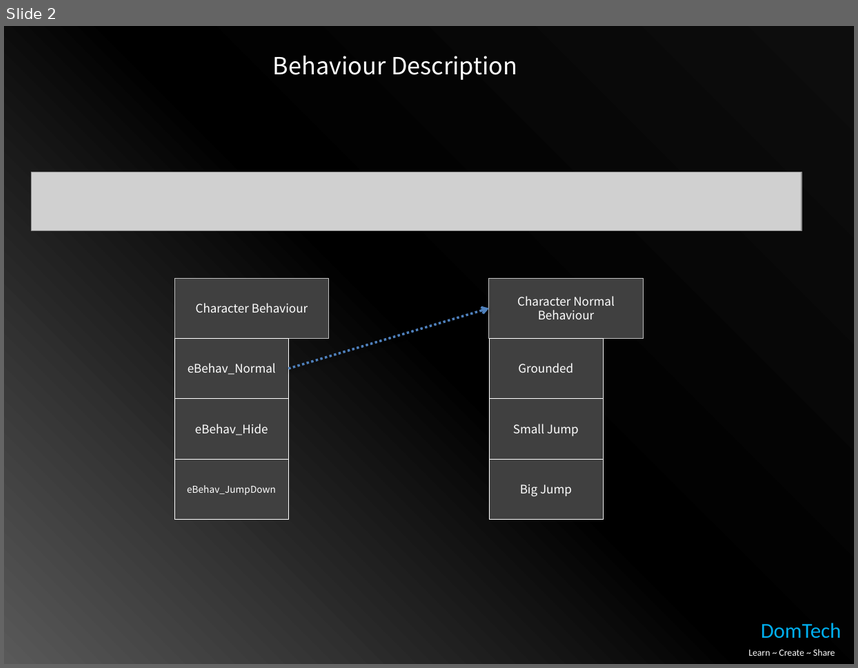
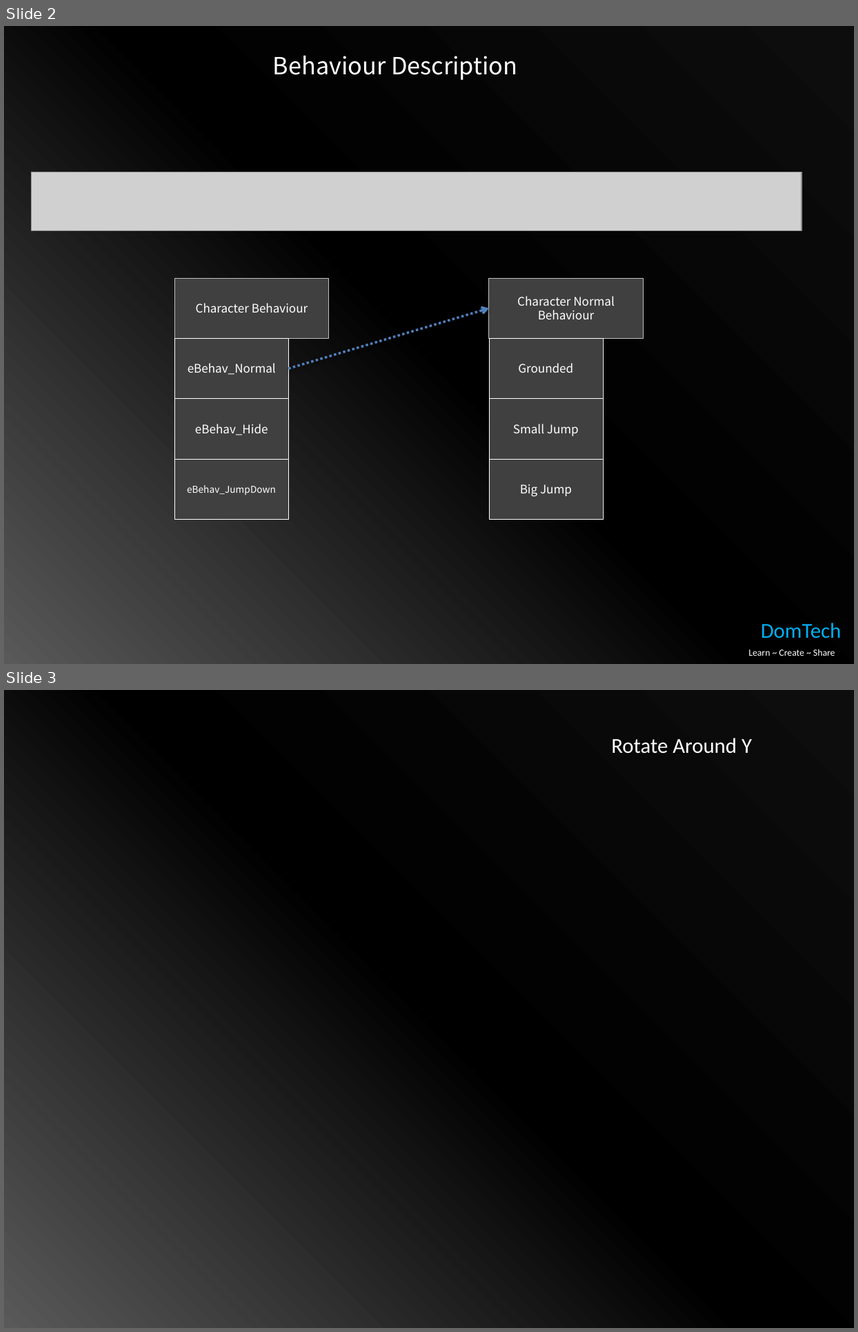
Before and after one commit to DomSquirrelFight/Client, a slide deck: MoveAndJump.pptx. Shown one above the other, each under a label of ours: slide 2 before the commit, slides 2 and 3 after it. The pictures are 858x668 and 858x1332 pixels, drawn with LibreOffice and Linux fonts; fonts in the diff are those of the drawing; grey boxes stand for pictures; background and template pictures are left out. Boxes give left, top, right and bottom in pixels: in the first picture for what was removed or moved away, otherwise in the second. Text is boxed around its words. In the diff, an @@ line names an element or a change of style, - is before the commit and + after.

```diff
--- a/MoveAndJump.pptx
+++ b/MoveAndJump.pptx
@@ slide 3 added at box(4, 690, 854, 1328), background picture (left out) @@
@@ text added at box(611, 738, 752, 753), 18 pt, text #FFFFFF @@
+Rotate Around Y
```
Also in this commit, not shown: 1 other slide added, 19 other files.
